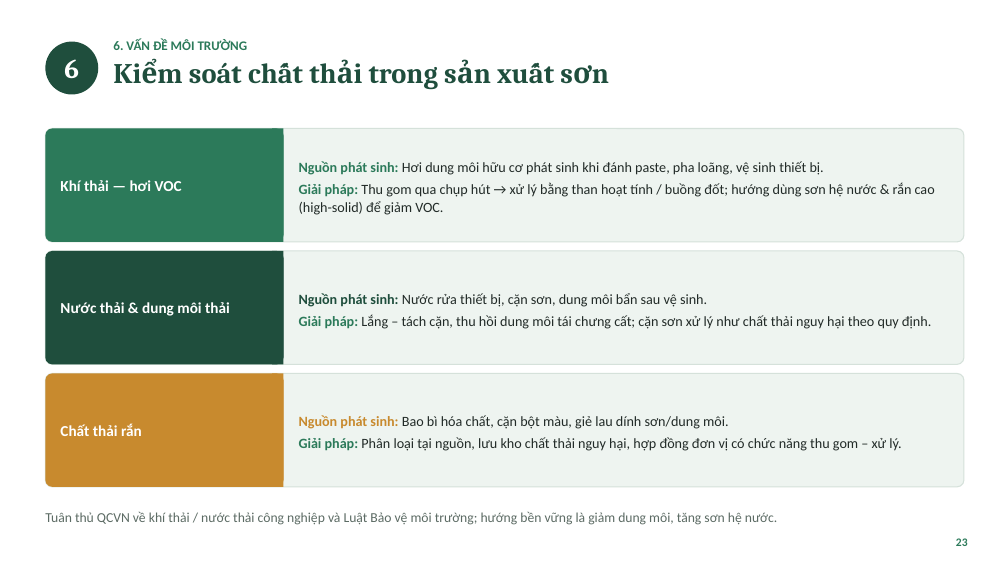
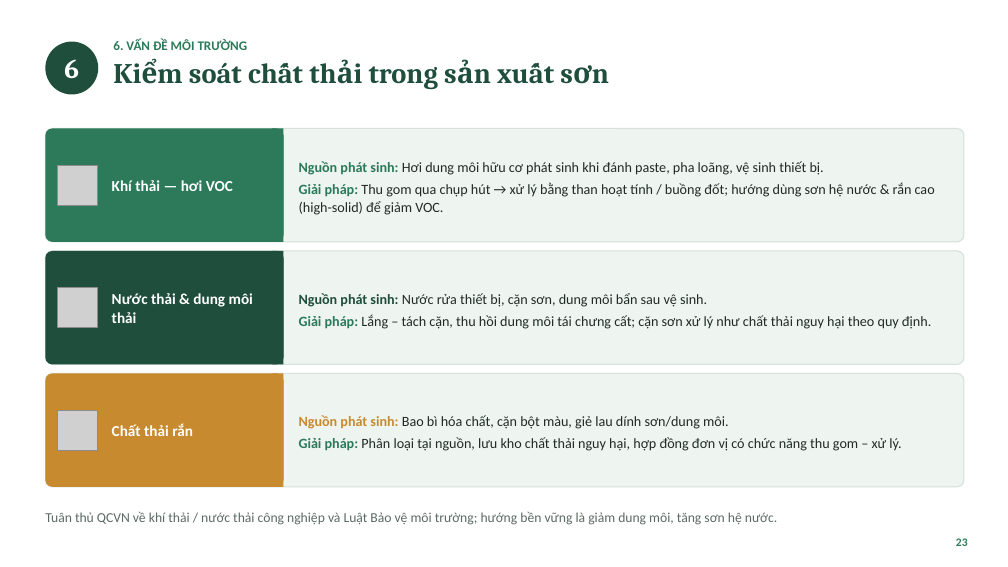
Before and after one commit to tranconcoder/pubic-resources, a slide deck: slide 23 of SuHeo/Báo cáo thực tập - Sơn Hải Vân.pptx. Drawn at 1008x567 pixels with LibreOffice and Linux fonts; fonts in the diff are those of the drawing; grey boxes stand for pictures. Boxes give left, top, right and bottom in pixels: in the first picture for what was removed or moved away, otherwise in the second. Text is boxed around its words. In the diff, an @@ line names an element or a change of style, - is before the commit and + after.

```diff
--- a/SuHeo/Báo cáo thực tập - Sơn Hải Vân.pptx
+++ b/SuHeo/Báo cáo thực tập - Sơn Hải Vân.pptx
@@ text "Khí thải — hơi VOC": place and size @@
-text "Khí thải — hơi VOC" at (60,180,182,191)
+text "Khí thải — hơi VOC" at (112,180,233,191)
@@ picture added at (57,166,97,205) @@
@@ text "Nước thải & dung môi ..." rewrapped from (60,302,230,316) to (112,293,253,323) @@
@@ picture added at (57,288,97,327) @@
@@ text "Chất thải rắn": place and size @@
-text "Chất thải rắn" at (60,423,142,436)
+text "Chất thải rắn" at (112,423,193,436)
@@ picture added at (57,411,97,450) @@
```
Also in this commit, not shown: 14 other slides changed, 1 other file.
